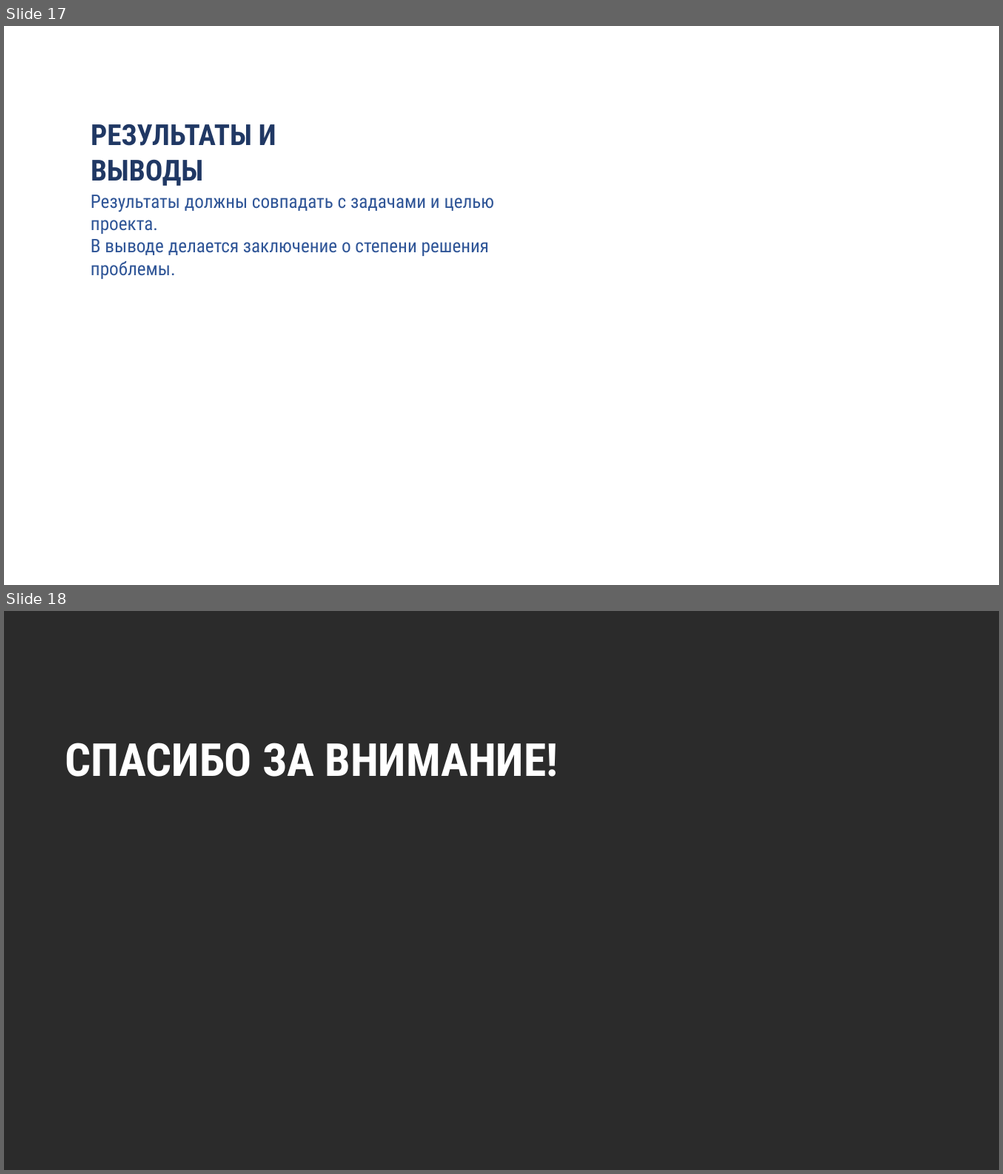
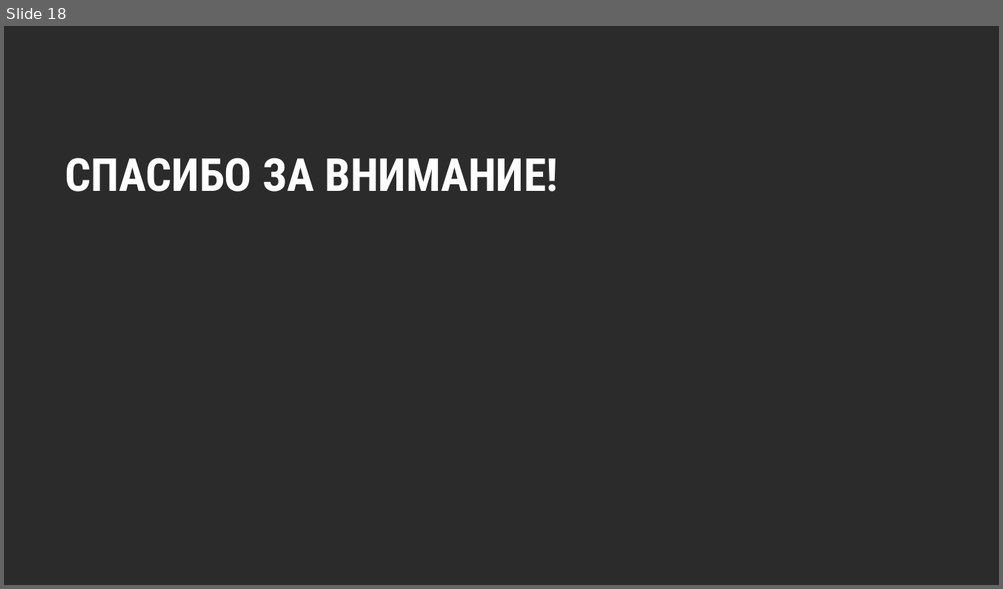
Before and after one commit to kemper0110/face-recog, a slide deck: presentation.pptx. Shown one above the other, each under a label of ours: slides 17 and 18 before the commit, slide 18 after it. The pictures are 1003x1174 and 1003x589 pixels, drawn with LibreOffice and Linux fonts; fonts in the diff are those of the drawing; background and template pictures are left out; a plain dark background stands for a picture behind light text. Boxes give left, top, right and bottom in pixels: in the first picture for what was removed or moved away, otherwise in the second. Text is boxed around its words. In the diff, an @@ line names an element or a change of style, - is before the commit and + after.

```diff
--- a/presentation.pptx
+++ b/presentation.pptx
@@ slide 17 removed at [4, 26, 999, 585], background picture (left out) @@
@@ text removed at [91, 124, 276, 186] @@
-РЕЗУЛЬТАТЫ И ВЫВОДЫ
@@ text removed at [91, 195, 495, 279] @@
-Результаты должны совпадать с задачами и целью проекта.
-В выводе делается заключение о степени решения проблемы.
```
Also in this commit, not shown: 1 slide changed, 1 slide added, 1 other file.
